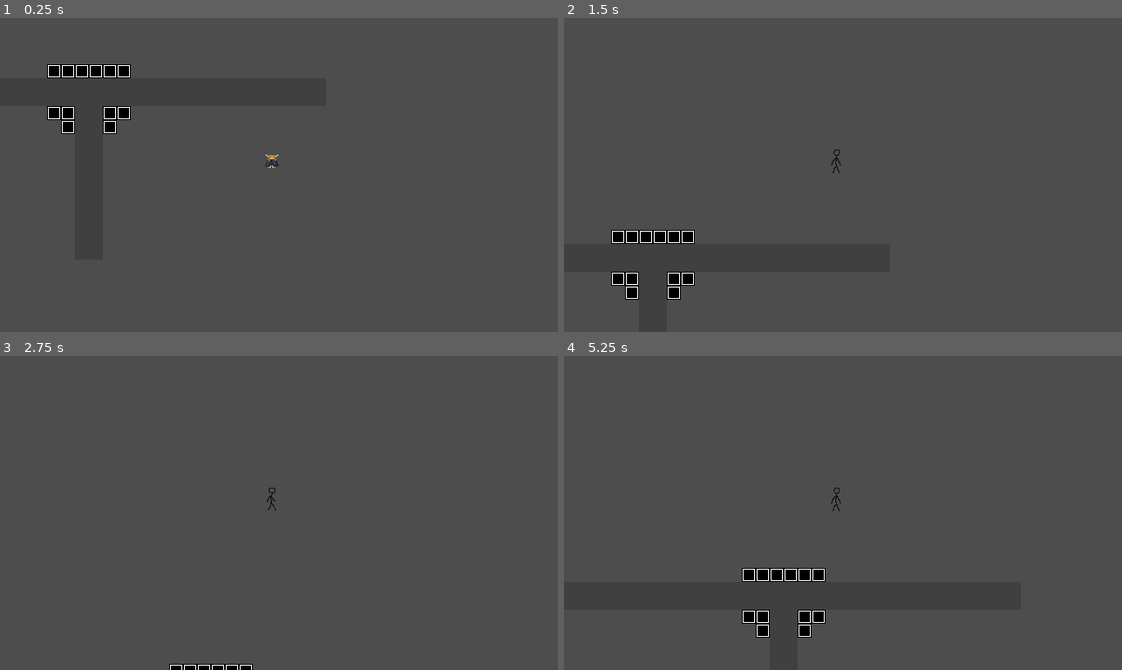
Above: before the commit, frames 1-4 (two rows, left to right).
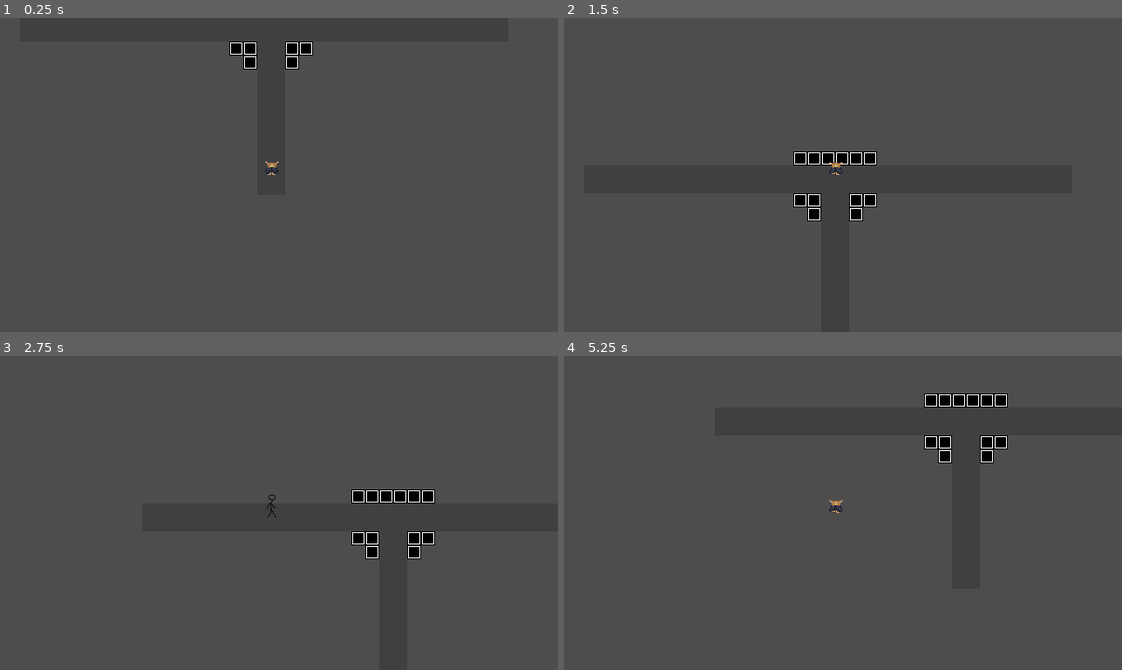
Above: after the commit, the same moments.

Repository: CGaywood/elf-game-2K26
Game: Godot game, scene res://world.tscn
Two runs of this game, one before a commit and one after it. Both use one fixed random seed, a clock stepped at 60 frames per second and the inputs below.
Inputs:
- Up to frame 1 (0.25 s): no input
- Up to frame 2 (1.5 s): tap Enter at 0.5 s; hold W (up) from 0.53 s (still down)
- Up to frame 3 (2.75 s): release W (up) at 2.03 s; hold A (left) from 2.03 s (still down)
- Up to frame 4 (5.25 s): release A (left) at 3.53 s; hold S (down) 3.53-4.28 s; hold D (right) 4.28-5.03 s; hold W (up) from 5.03 s (still down)

The runs differ from the first frame. In frame 1, 2.1% of the frame differs, in the area x 8-57%, y 7-50%; in frame 2, 2.7%; in frame 3, 1.7%; in frame 4, 2.8%, in the area x 31-80%, y 11-90%.

Commit message:
Moving to different areas

Diff:
--- a/elf-game/area_trigger.gd
+++ b/elf-game/area_trigger.gd
@@ -1,12 +1,17 @@
 extends Area2D
 ## Gives the player the option to move to another zone when entered
 
-# This var should be exported, but I'm not yet sure what the type should be
-# Or what exactly it should refer to (zone, or specific location in zone)
-var destination
+@export var destination_scene: PackedScene
+
+func _ready() -> void:
+	body_entered.connect(_on_body_entered)
 
 # This might be unnecessary but whatever
 signal zone_change(destination)
 
-func _on_area_entered(area: Area2D) -> void:
-	zone_change.emit(destination)
+func _on_body_entered(body: Node2D) -> void:
+	print("entered")
+	# Check if collision made by player
+	if body.name == "Player":
+		if destination_scene:
+			GameManager.call_deferred("change_location", destination_scene)
--- a/elf-game/game_manager.gd
+++ b/elf-game/game_manager.gd
@@ -1,5 +1,6 @@
 extends Node2D
 
+var current_stage: int = 1 # Tracks stage 1-5
 
 # ---Player Inventory---
 # This dictionary holds all of the items the player can possibly possess
@@ -10,7 +11,10 @@
 	"placeholder_item2": false
 }
 
-
+func advance_time():
+	if current_stage < 5:
+		current_stage += 1
+		print("The world has decayed to stage ", current_stage)
 # Called when the node enters the scene tree for the first time.
 func _ready() -> void:
 	pass # Replace with function body.
@@ -28,3 +32,9 @@
 	# ELSE do nothing
 	# Scene change might not be in this function
 	pass # Replace with function body.
+
+func change_location(target_scene: PackedScene):
+	if target_scene:
+		advance_time()
+		get_tree().change_scene_to_packed(target_scene)
+		print("Change Location")
--- a/elf-game/player.gd
+++ b/elf-game/player.gd
@@ -8,19 +8,10 @@
 
 # -- Animation --
 @onready var animated_sprite = $AnimatedSprite2D
-@export var idle_delay: float = 0.5 # seconds before idle animation plays
+@export var idle_delay: float = 0.0 # seconds before idle animation plays
 
 var idle_timer:float = 0.0
 var is_idle: bool = false
-
-# ---Player Inventory---
-# This dictionary holds all of the items the player can possibly possess
-# True if the player owns the item
-# False if they don't
-var inventory:Dictionary[String, bool] = {
-	"placeholder_item": false,
-	"placeholder_item2": false
-}
 
 # Called when the node enters the scene tree for the first time.
 func _ready() -> void:
--- a/elf-game/player.tscn
+++ b/elf-game/player.tscn
@@ -2,7 +2,8 @@
 
 [ext_resource type="Script" uid="uid://dybi31alrsvvo" path="res://player.gd" id="1_onrkg"]
 [ext_resource type="Texture2D" uid="uid://d3qqca5wt7j41" path="res://Assets/Placeholder/16x32-charplaceholder.png" id="2_onrkg"]
-[ext_resource type="Texture2D" uid="uid://chwrs5glv43h3" path="res://Elf_Idle_Front.png" id="3_i3pqv"]
+[ext_resource type="Texture2D" uid="uid://d3isvkqoym6es" path="res://Assets/Player/Elf_Idle_Front.png" id="3_hqtel"]
+[ext_resource type="Texture2D" uid="uid://ve7138om357" path="res://Assets/Player/Elf_Forwards.png" id="3_i3pqv"]
 
 [sub_resource type="AtlasTexture" id="AtlasTexture_i3pqv"]
 atlas = ExtResource("2_onrkg")
@@ -21,31 +22,31 @@
 region = Rect2(0, 32, 16, 32)
 
 [sub_resource type="AtlasTexture" id="AtlasTexture_1jxqw"]
-atlas = ExtResource("3_i3pqv")
+atlas = ExtResource("3_hqtel")
 region = Rect2(0, 0, 16, 16)
 
 [sub_resource type="AtlasTexture" id="AtlasTexture_ivps1"]
-atlas = ExtResource("3_i3pqv")
+atlas = ExtResource("3_hqtel")
 region = Rect2(16, 0, 16, 16)
 
 [sub_resource type="AtlasTexture" id="AtlasTexture_urp6f"]
-atlas = ExtResource("3_i3pqv")
+atlas = ExtResource("3_hqtel")
 region = Rect2(32, 0, 16, 16)
 
 [sub_resource type="AtlasTexture" id="AtlasTexture_bwjto"]
-atlas = ExtResource("3_i3pqv")
+atlas = ExtResource("3_hqtel")
 region = Rect2(48, 0, 16, 16)
 
 [sub_resource type="AtlasTexture" id="AtlasTexture_606se"]
-atlas = ExtResource("3_i3pqv")
+atlas = ExtResource("3_hqtel")
 region = Rect2(64, 0, 16, 16)
 
 [sub_resource type="AtlasTexture" id="AtlasTexture_u1c27"]
-atlas = ExtResource("3_i3pqv")
+atlas = ExtResource("3_hqtel")
 region = Rect2(80, 0, 16, 16)
 
 [sub_resource type="AtlasTexture" id="AtlasTexture_op7ga"]
-atlas = ExtResource("3_i3pqv")
+atlas = ExtResource("3_hqtel")
 region = Rect2(96, 0, 16, 16)
 
 [sub_resource type="AtlasTexture" id="AtlasTexture_dw050"]
@@ -61,8 +62,20 @@
 region = Rect2(0, 32, 16, 32)
 
 [sub_resource type="AtlasTexture" id="AtlasTexture_nvl01"]
-atlas = ExtResource("2_onrkg")
-region = Rect2(0, 0, 16, 32)
+atlas = ExtResource("3_i3pqv")
+region = Rect2(0, 0, 16, 16)
+
+[sub_resource type="AtlasTexture" id="AtlasTexture_q13i1"]
+atlas = ExtResource("3_i3pqv")
+region = Rect2(16, 0, 16, 16)
+
+[sub_resource type="AtlasTexture" id="AtlasTexture_pylmc"]
+atlas = ExtResource("3_i3pqv")
+region = Rect2(32, 0, 16, 16)
+
+[sub_resource type="AtlasTexture" id="AtlasTexture_pbfsw"]
+atlas = ExtResource("3_i3pqv")
+region = Rect2(48, 0, 16, 16)
 
 [sub_resource type="SpriteFrames" id="SpriteFrames_onrkg"]
 animations = [{
@@ -149,8 +162,17 @@
 "speed": 5.0
 }, {
 "frames": [{
-"duration": 1.0,
+"duration": 0.8,
 "texture": SubResource("AtlasTexture_nvl01")
+}, {
+"duration": 0.8,
+"texture": SubResource("AtlasTexture_q13i1")
+}, {
+"duration": 0.8,
+"texture": SubResource("AtlasTexture_pylmc")
+}, {
+"duration": 0.8,
+"texture": SubResource("AtlasTexture_pbfsw")
 }],
 "loop": true,
 "name": &"walk_up",
@@ -158,19 +180,19 @@
 }]
 
 [sub_resource type="RectangleShape2D" id="RectangleShape2D_onrkg"]
-size = Vector2(16, 16)
+size = Vector2(16, 11)
 
 [node name="Player" type="CharacterBody2D" unique_id=124079194]
 motion_mode = 1
 script = ExtResource("1_onrkg")
 
 [node name="AnimatedSprite2D" type="AnimatedSprite2D" parent="." unique_id=335381376]
-position = Vector2(-8, -16)
+position = Vector2(-8, -8)
 sprite_frames = SubResource("SpriteFrames_onrkg")
-animation = &"idle_up"
+animation = &"walk_up"
 
 [node name="CollisionShape2D" type="CollisionShape2D" parent="." unique_id=1506637732]
-position = Vector2(-8, -8)
+position = Vector2(-8, -5.5)
 shape = SubResource("RectangleShape2D_onrkg")
 
 [node name="Camera2D" type="Camera2D" parent="." unique_id=1105442697]
--- a/elf-game/project.godot
+++ b/elf-game/project.godot
@@ -14,6 +14,10 @@
 run/main_scene="uid://dmcxtn73c0xp5"
 config/features=PackedStringArray("4.6", "Forward Plus")
 config/icon="res://icon.svg"
+
+[autoload]
+
+GameManager="*uid://ctfn67v1a165f"
 
 [display]
 
--- a/elf-game/world.tscn
+++ b/elf-game/world.tscn
@@ -3,7 +3,7 @@
 [ext_resource type="PackedScene" uid="uid://cmlmg8ff8c4ii" path="res://player.tscn" id="1_f3sb7"]
 [ext_resource type="Texture2D" uid="uid://ei04ei5b2du0" path="res://Assets/Placeholder/16x16-envplaceholder.png" id="2_fj7yv"]
 [ext_resource type="PackedScene" uid="uid://03j7xl5p57ur" path="res://area_trigger.tscn" id="3_tlwt5"]
-[ext_resource type="PackedScene" uid="uid://b7gw3ioxbvbmr" path="res://game_manager.tscn" id="4_aqk2v"]
+[ext_resource type="PackedScene" uid="uid://b7k0s5h3do4s7" path="res://world2.tscn" id="4_aqk2v"]
 
 [sub_resource type="TileSetAtlasSource" id="TileSetAtlasSource_tlwt5"]
 texture = ExtResource("2_fj7yv")
@@ -23,15 +23,12 @@
 tile_set = SubResource("TileSet_aqk2v")
 
 [node name="Player" parent="." unique_id=124079194 instance=ExtResource("1_f3sb7")]
-position = Vector2(554, 255)
+position = Vector2(345, 329)
 
 [node name="NPCs" type="Node2D" parent="." unique_id=357335669]
 
 [node name="AreaTrigger" parent="." unique_id=1037223138 instance=ExtResource("3_tlwt5")]
 position = Vector2(616, 160)
-
-[node name="GameManager" parent="." unique_id=973430440 instance=ExtResource("4_aqk2v")]
-
-[connection signal="zone_change" from="AreaTrigger" to="GameManager" method="_on_area_trigger_zone_change"]
+destination_scene = ExtResource("4_aqk2v")
 
 [editable path="AreaTrigger"]
--- a/elf-game/world2.tscn
+++ b/elf-game/world2.tscn
@@ -3,6 +3,7 @@
 [ext_resource type="Texture2D" uid="uid://ei04ei5b2du0" path="res://Assets/Placeholder/16x16-envplaceholder.png" id="1_xljjp"]
 [ext_resource type="PackedScene" uid="uid://cmlmg8ff8c4ii" path="res://player.tscn" id="2_xdth8"]
 [ext_resource type="PackedScene" uid="uid://03j7xl5p57ur" path="res://area_trigger.tscn" id="3_vef27"]
+[ext_resource type="PackedScene" uid="uid://dmcxtn73c0xp5" path="res://world.tscn" id="4_xdth8"]
 
 [sub_resource type="TileSetAtlasSource" id="TileSetAtlasSource_tlwt5"]
 texture = ExtResource("1_xljjp")
@@ -22,11 +23,12 @@
 tile_set = SubResource("TileSet_aqk2v")
 
 [node name="Player" parent="." unique_id=124079194 instance=ExtResource("2_xdth8")]
-position = Vector2(554, 255)
+position = Vector2(344, 266)
 
 [node name="NPCs" type="Node2D" parent="." unique_id=357335669]
 
 [node name="AreaTrigger" parent="." unique_id=1037223138 instance=ExtResource("3_vef27")]
 position = Vector2(616, 160)
+destination_scene = ExtResource("4_xdth8")
 
 [editable path="AreaTrigger"]
Binary file added: elf-game/Assets/Player/Elf_Forwards.png
Not shown, changed: elf-game/Assets/Player/Elf_Forwards.png.import
Not shown, changed: elf-game/Assets/Player/Elf_Idle_Front.png.import
Binary file removed: elf-game/Elf_Idle_Front.png
